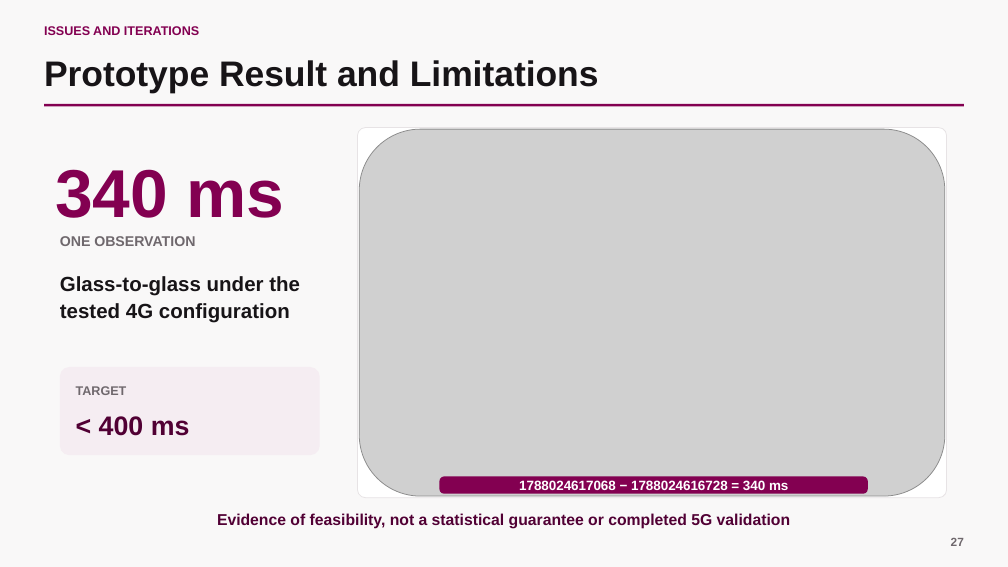
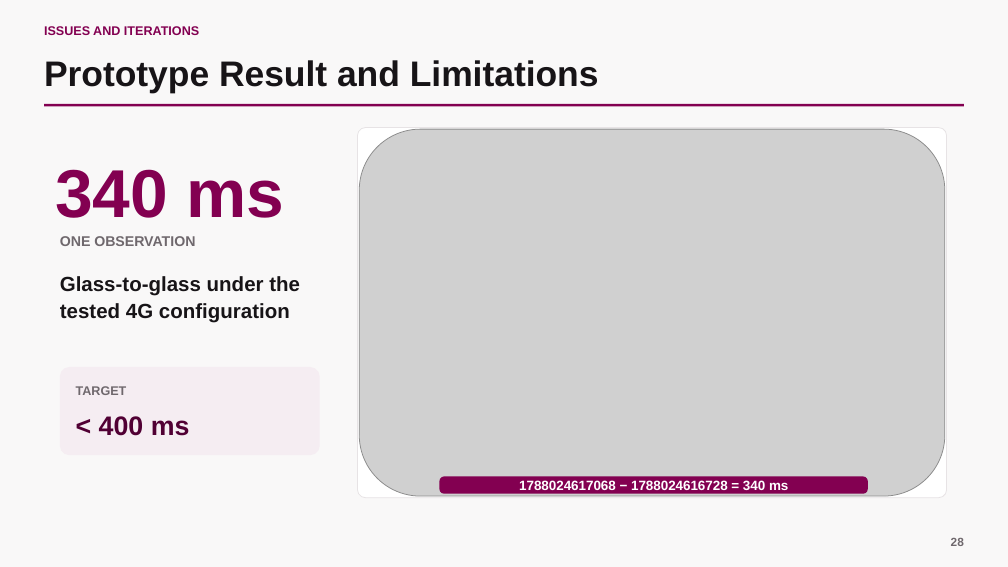
Before and after one commit to scarlet-radio-control/scarlet-radio-control, a slide deck: slide 28 of PRESENTATION.pptx (slide 27 before the commit). Drawn at 1008x567 pixels with LibreOffice and Linux fonts; fonts in the diff are those of the drawing; grey boxes stand for pictures. Boxes give left, top, right and bottom in pixels: in the first picture for what was removed or moved away, otherwise in the second. Text is boxed around its words. In the diff, an @@ line names an element or a change of style, - is before the commit and + after.

```diff
--- a/PRESENTATION.pptx
+++ b/PRESENTATION.pptx
@@ text removed at (217, 513, 790, 529) @@
-Evidence of feasibility, not a statistical guarantee or completed 5G validation
@@ text at (951, 538, 964, 546): text changed @@
-27
+28
```
Also in this commit, not shown: 9 other slides changed, 1 slide added.
